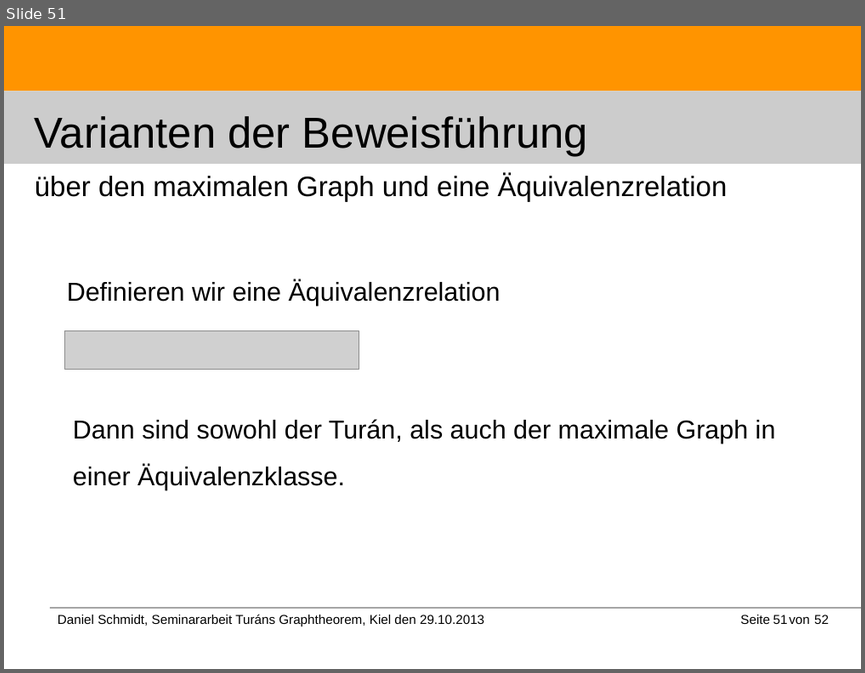
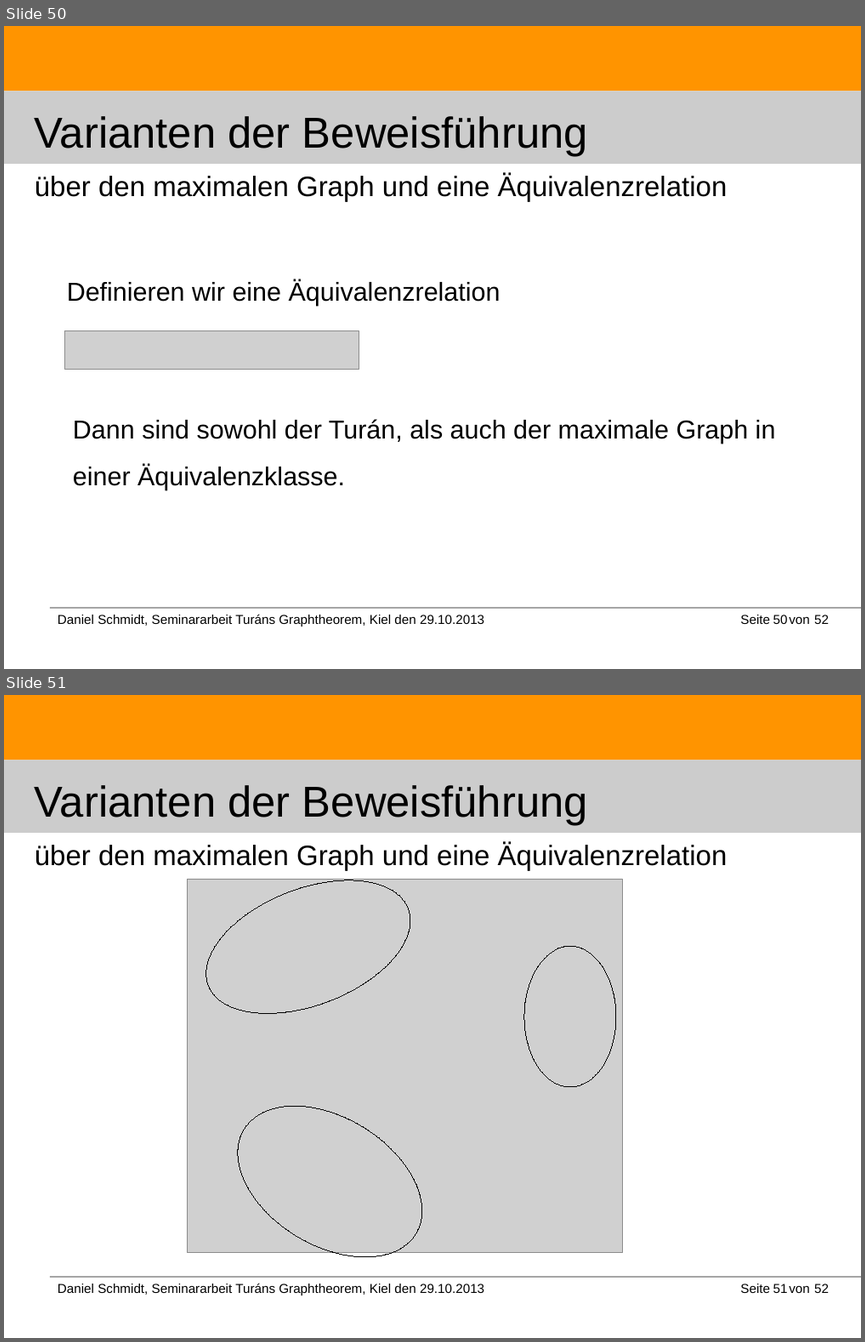
Before and after one commit to DanielMSchmidt/kombinatorik, a slide deck: Kombinatorik.odp. Shown one above the other, each under a label of ours: slide 51 before the commit, slides 50 and 51 after it. The pictures are 865x673 and 865x1342 pixels, drawn with LibreOffice and Linux fonts; fonts in the diff are those of the drawing; grey boxes stand for pictures. Boxes give left, top, right and bottom in pixels: in the first picture for what was removed or moved away, otherwise in the second. Text is boxed around its words. In the diff, an @@ line names an element or a change of style, - is before the commit and + after.

```diff
--- a/Kombinatorik.odp
+++ b/Kombinatorik.odp
@@ slide 51 added at (4, 695, 861, 1338), background #FFFFFF; not listed: 4 template elements that a slide beside it also shows @@
@@ title added at (35, 785, 588, 825), 40 pt, text #000000 @@
+Varianten der Beweisführung
@@ title added at (35, 842, 727, 870), 26 pt, text #000000 @@
+über den maximalen Graph und eine Äquivalenzrelation
@@ ellipse added at (188, 854, 430, 1040), outline #000000 0 pt @@
@@ picture added at (188, 879, 622, 1252) @@
@@ ellipse added at (524, 946, 616, 1087), outline #000000 0 pt @@
@@ ellipse added at (211, 1074, 449, 1287), outline #000000 0 pt @@
@@ text added at (740, 1283, 770, 1293), 12 pt, text #000000 @@
+Seite
@@ page number added at (773, 1283, 788, 1293), 12 pt, text #000000 @@
+51
@@ text added at (789, 1285, 810, 1293), 12 pt, text #000000 @@
+von
@@ text added at (814, 1283, 828, 1293), 12 pt, text #000000 @@
+52
@@ what was slide 51 is now slide 50 @@
@@ page number at (773, 614, 788, 624): text changed @@
-51
+50
```
Also in this commit, not shown: 7 slides changed, 1 slide removed, 2 other files.
